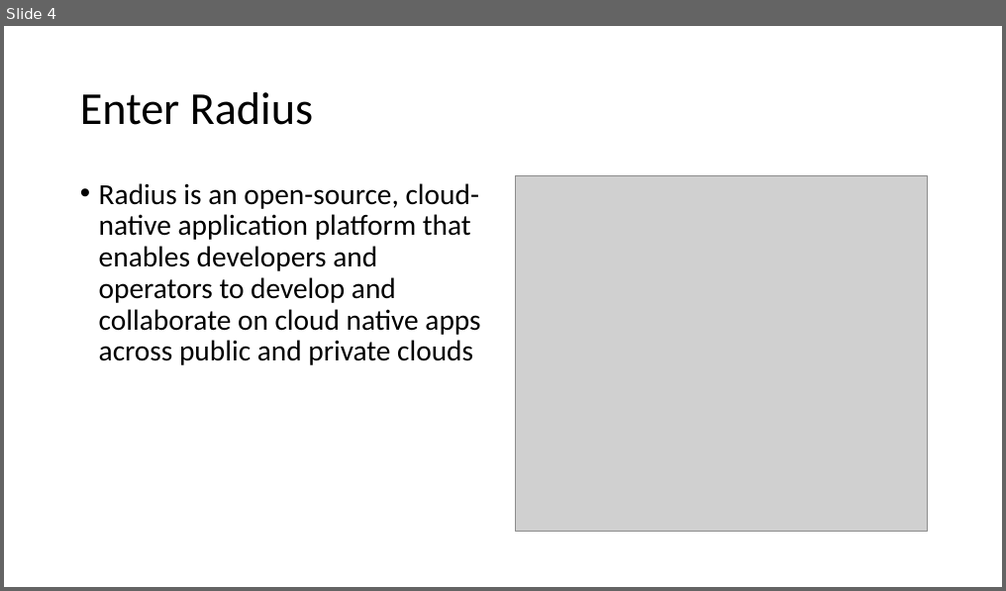
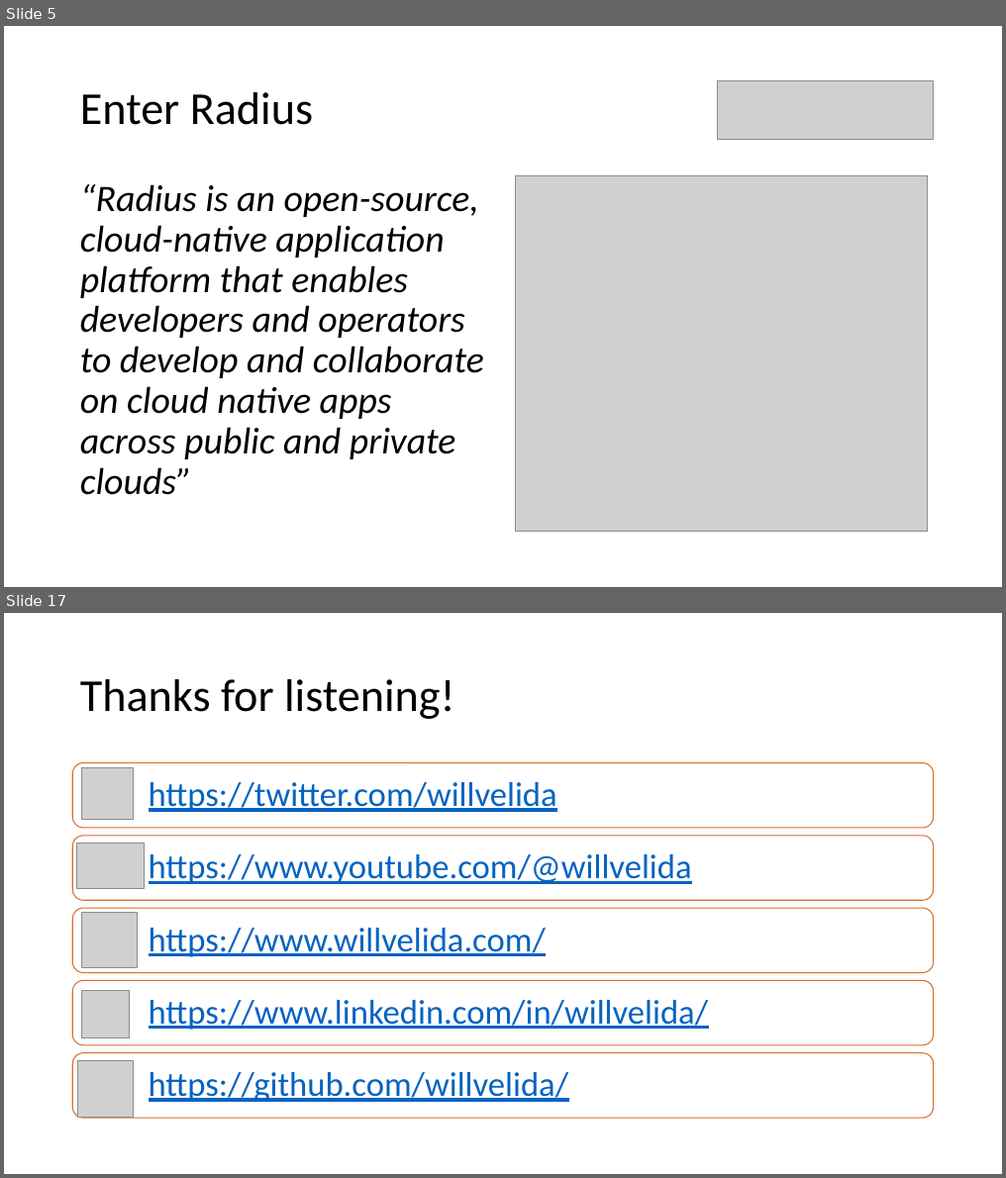
Before and after one commit to willvelida/talks, a slide deck: intro-to-radius/Presentation.pptx. Shown one above the other, each under a label of ours: slide 4 before the commit, slides 5 and 17 after it; the slides between them are not shown. The pictures are 1006x591 and 1006x1178 pixels, drawn with LibreOffice and Linux fonts; fonts in the diff are those of the drawing; grey boxes stand for pictures. Boxes give left, top, right and bottom in pixels: in the first picture for what was removed or moved away, otherwise in the second. Text is boxed around its words. In the diff, an @@ line names an element or a change of style, - is before the commit and + after.

Commit message:
Adding Radius talk

```diff
--- a/intro-to-radius/Presentation.pptx
+++ b/intro-to-radius/Presentation.pptx
@@ slide 17 added at (4, 613, 1002, 1174), background #FFFFFF @@
@@ title added at (80, 679, 454, 719), 44 pt, text #000000 @@
+Thanks for listening!
@@ picture added at (82, 768, 134, 820) @@
@@ picture added at (76, 843, 144, 889) @@
@@ picture added at (82, 912, 138, 967) @@
@@ picture added at (82, 991, 129, 1039) @@
@@ picture added at (78, 1061, 135, 1118) @@
@@ group added at (73, 762, 934, 1118): 5 rounded rectangles, 5 texts @@
+https://twitter.com/willvelida
+https://www.youtube.com/@willvelida
+https://www.willvelida.com/
+https://www.linkedin.com/in/willvelida/
+https://github.com/willvelida/
@@ what was slide 4 is now slide 5 @@
@@ slide 5 changed as well @@
@@ picture added at (718, 80, 934, 140) @@
@@ text at (80, 184, 484, 495): text changed; size 28 to 36 pt; italic on @@
-• Radius is an open-source, cloud-native application platform that enables developers and operators to develop and collaborate on cloud native apps across public and private clouds
+“Radius is an open-source, cloud-native application platform that enables developers and operators to develop and collaborate on cloud native apps across public and private clouds”
```
Also in this commit, not shown: 8 other slides changed, 7 other slides added, 1 slide removed, 8 other files.
